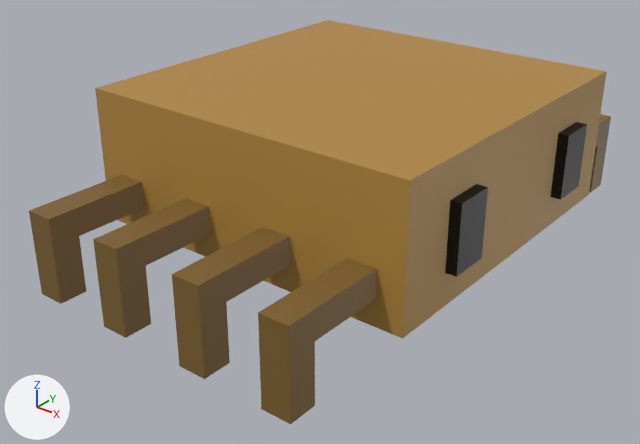
A saved change to the Blender file Assets/Models/Monster/Spider.blend.
Camera for both pictures: a camera (50 mm lens) standing at (2.79, -3.82, 1.8) and looking at (-0.06, -0.26, -0.4). Arrows for +X, +Y and +Z are at lower left; the lights stay in place.

Objects in the first picture: 'Body', 'Eye', 'Leg'.
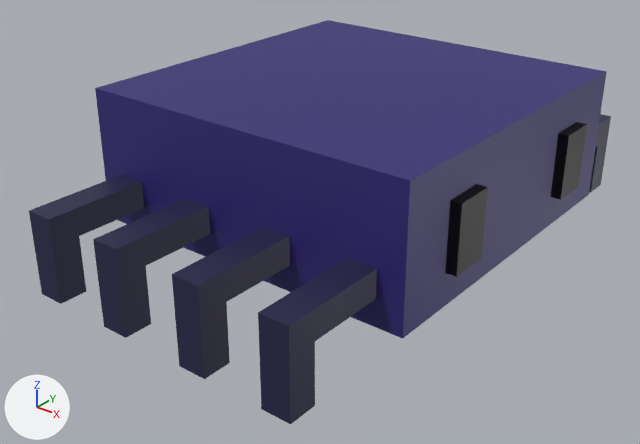
Commit message: Update spider color
Update spider color

What changed in the scene script:
```text
Change mat_body:
    mat_body.base_color: (0.458, 0.255, 0.0511) -> (0.0319, 0.0212, 0.184)  # orange #b48a40 -> dark blue #322877
Change mat_leg:
    mat_leg.base_color: (0.214, 0.121, 0.0264) -> (0.0174, 0.0161, 0.0668)  # brown #7f622d -> dark blue #242249
```

Pixel boxes (x1, y1, x2, y2) of what changed, in the pictures (640 x 444 px):
'Body', recoloured (brown to blue)
    both: (95, 20, 607, 339)
'Leg', recoloured (brown to blue)
    both: (29, 114, 611, 424)
'Eye', recoloured
    both: (445, 122, 587, 277)
